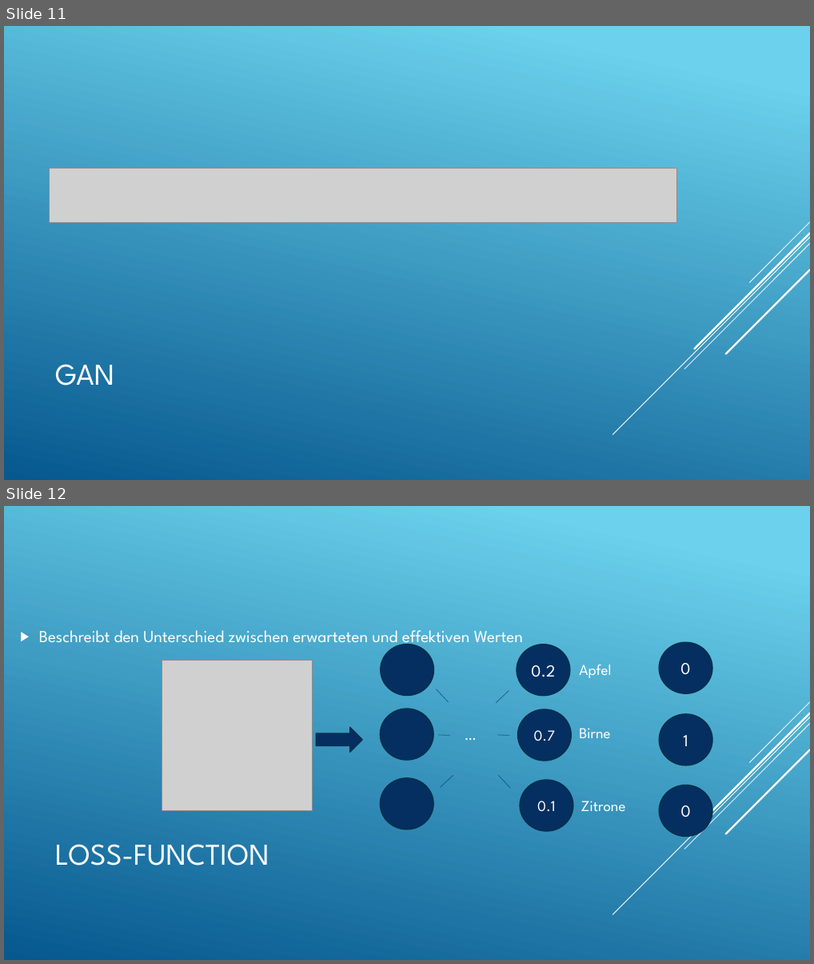
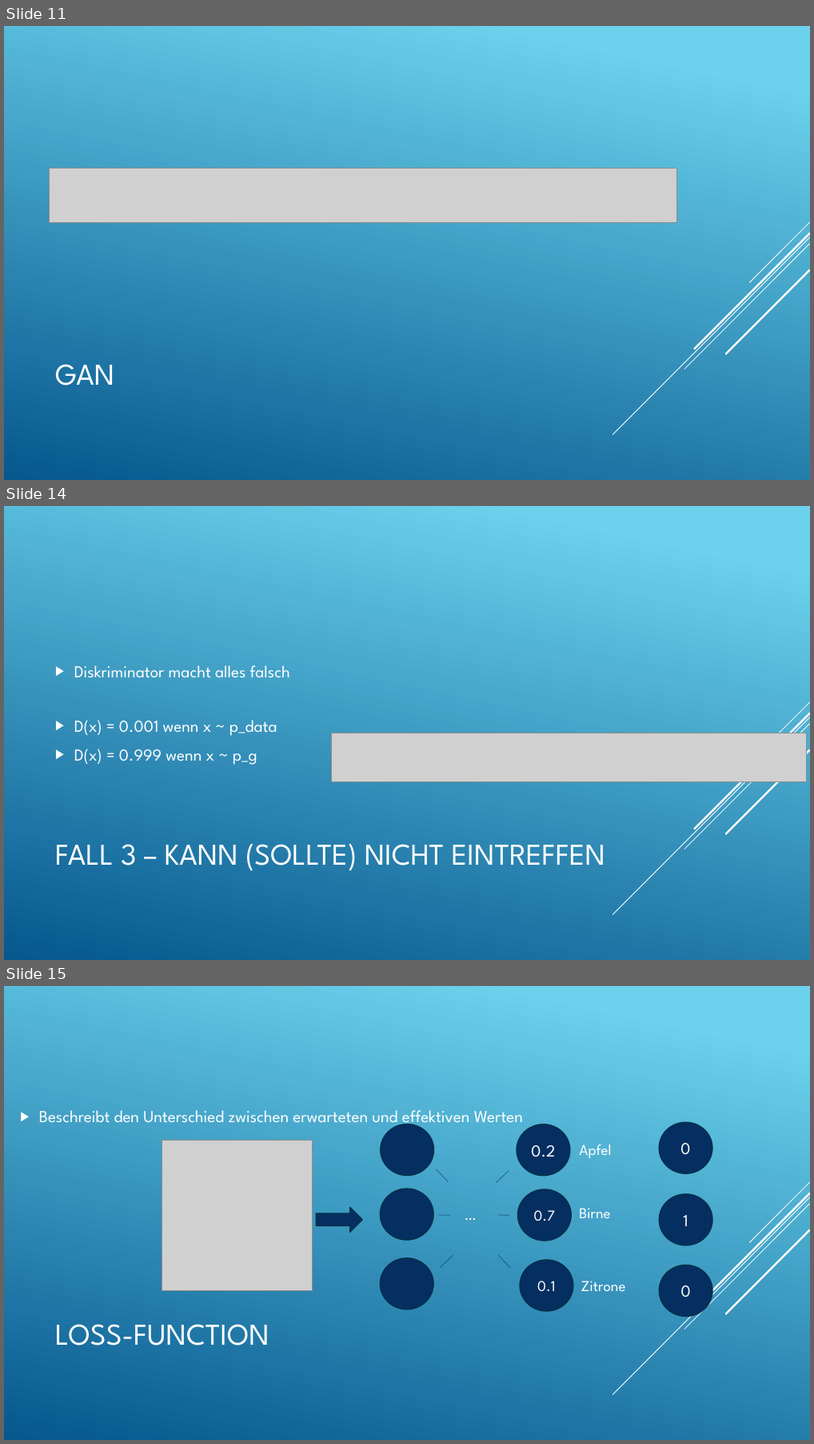
Before and after one commit to LucaRitz/informatik_seminar_gan, a slide deck: GAN.pptx. Shown one above the other, each under a label of ours: slides 11 and 12 before the commit, slides 11, 14 and 15 after it; the slides between them are not shown. The pictures are 814x964 and 814x1444 pixels, drawn with LibreOffice and Linux fonts; fonts in the diff are those of the drawing; grey boxes stand for pictures. Boxes give left, top, right and bottom in pixels: in the first picture for what was removed or moved away, otherwise in the second. Text is boxed around its words. In the diff, an @@ line names an element or a change of style, - is before the commit and + after.

```diff
--- a/GAN.pptx
+++ b/GAN.pptx
@@ slide 14 added at (4,506,810,960), background gradient #6ED2EB to #06588E; not listed: 5 template elements that a slide beside it also shows @@
@@ text added at (74,665,290,677), 20 pt, text #FFFFFF @@
+▶ Diskriminator macht alles falsch
@@ text added at (74,720,278,764), 20 pt, text #FFFFFF @@
+▶ D(x) = 0.001 wenn x ~ p_data
+▶ D(x) = 0.999 wenn x ~ p_g
@@ picture added at (331,733,806,781) @@
@@ title added at (55,844,606,871), 36 pt, text #FFFFFF @@
+FALL 3 – KANN (SOLLTE) NICHT EINTREFFEN
@@ what was slide 12 is now slide 15 @@
```
Also in this commit, not shown: 5 slides changed, 3 other slides added, 1 other file.
